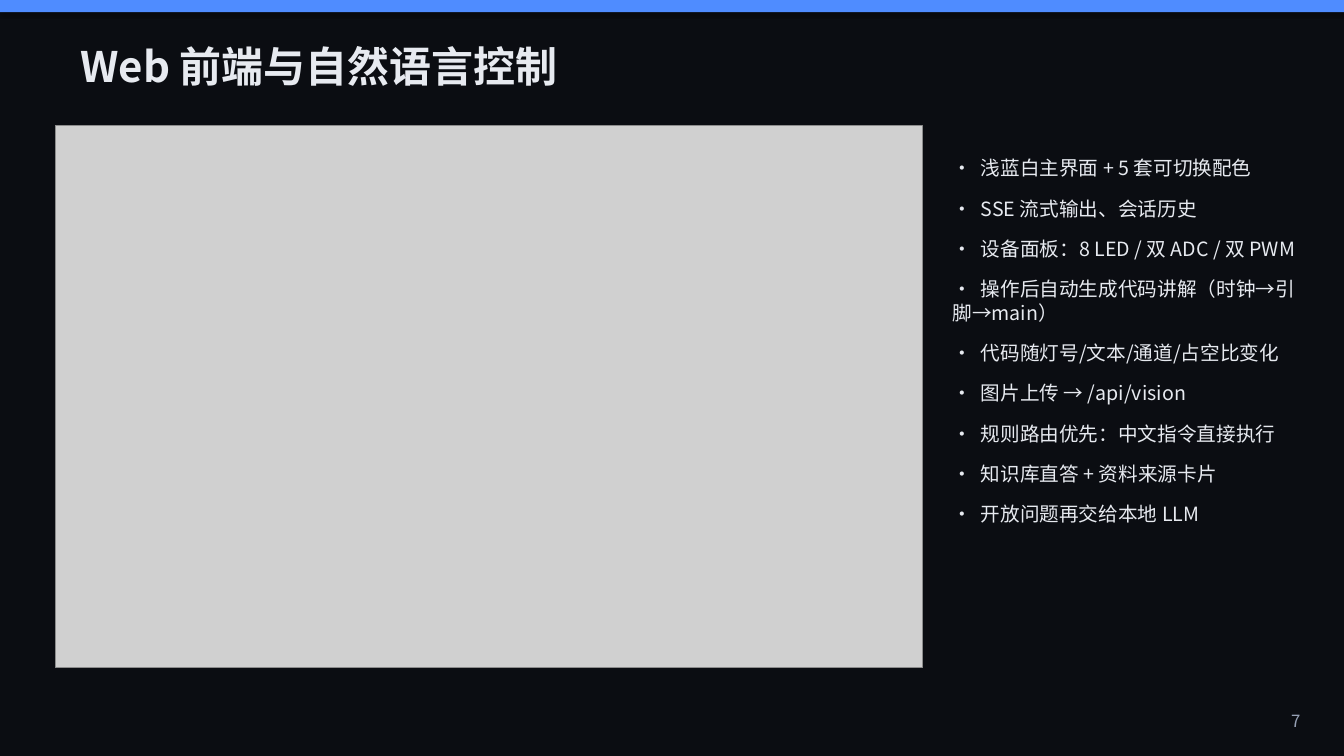
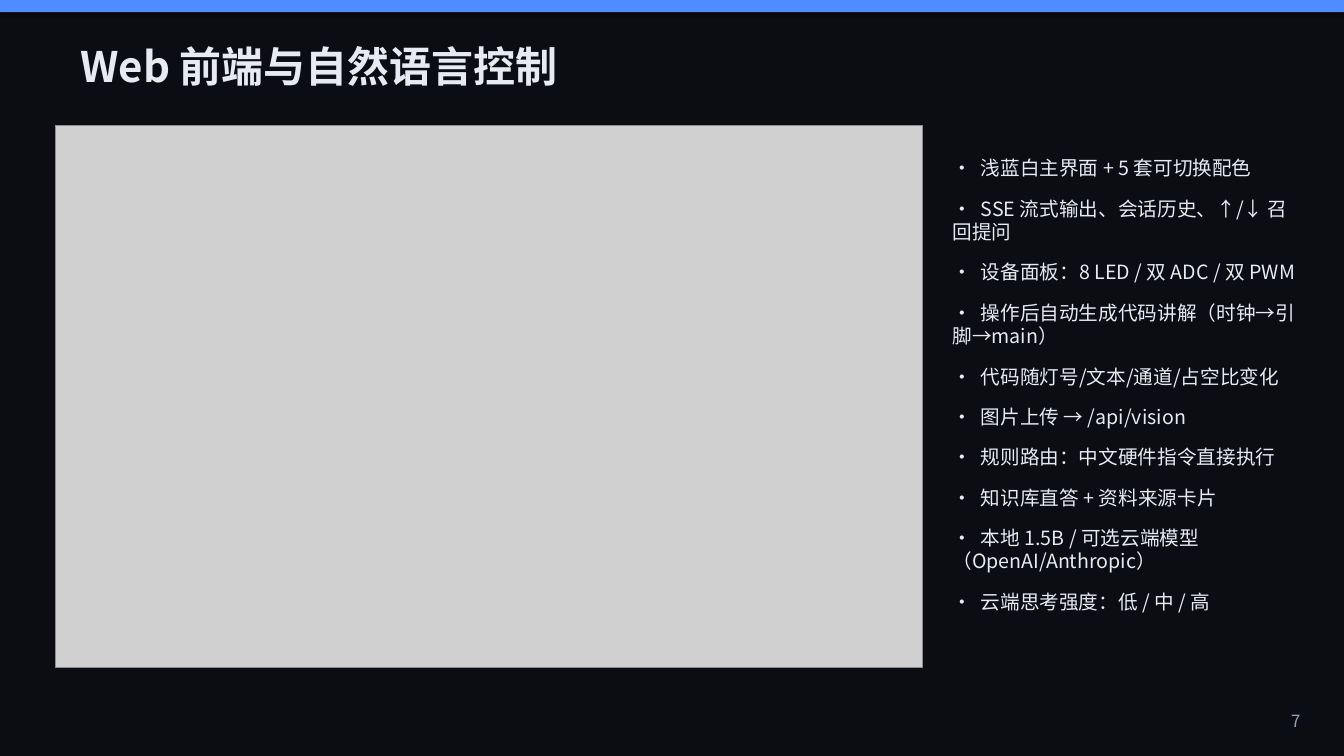
Before and after one commit to Apple-1814/Design-and-Implementation-of-an-Edge-Side-Multimodal-AI-Interaction-Terminal-Based-on-Raspberry-Pi-4, a slide deck: slide 7 of paper/答辩PPT.pptx. Drawn at 1344x756 pixels with LibreOffice and Linux fonts; fonts in the diff are those of the drawing; grey boxes stand for pictures. Boxes give left, top, right and bottom in pixels: in the first picture for what was removed or moved away, otherwise in the second. Text is boxed around its words. In the diff, an @@ line names an element or a change of style, - is before the commit and + after.

```diff
--- a/paper/答辩PPT.pptx
+++ b/paper/答辩PPT.pptx
@@ text at <box>952,199,1288,241</box>: text changed @@
-• SSE 流式输出、会话历史
+• SSE 流式输出、会话历史、↑/↓ 召回提问
@@ text at <box>981,447,1276,466</box>: text changed @@
-• 规则路由优先：中文指令直接执行
+• 规则路由：中文硬件指令直接执行
@@ text at <box>952,528,1211,611</box>: text changed @@
-• 开放问题再交给本地 LLM
+• 本地 1.5B / 可选云端模型（OpenAI/Anthropic）
+• 云端思考强度：低 / 中 / 高
```
Also in this commit, not shown: 3 other slides changed, 15 other files.
